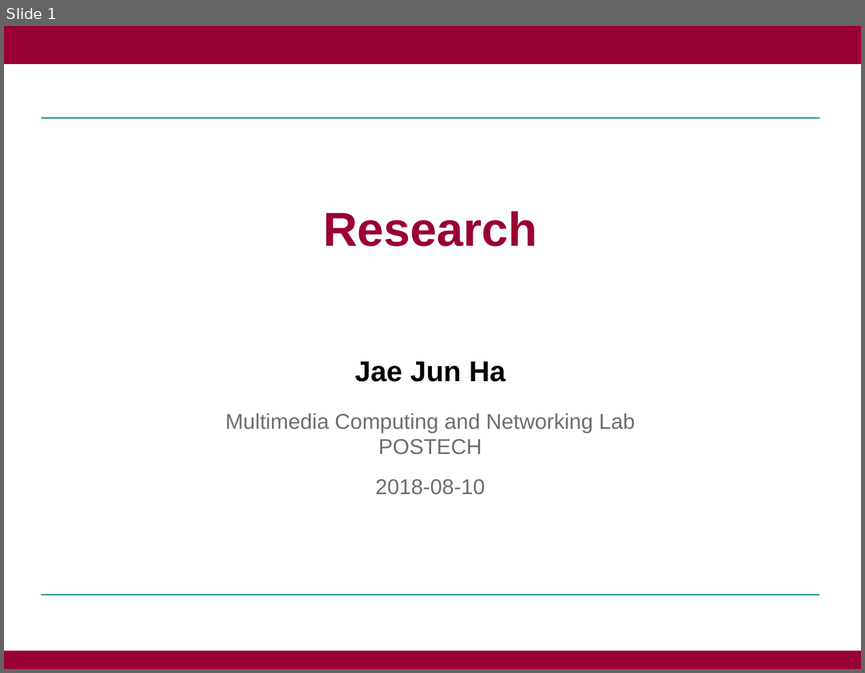
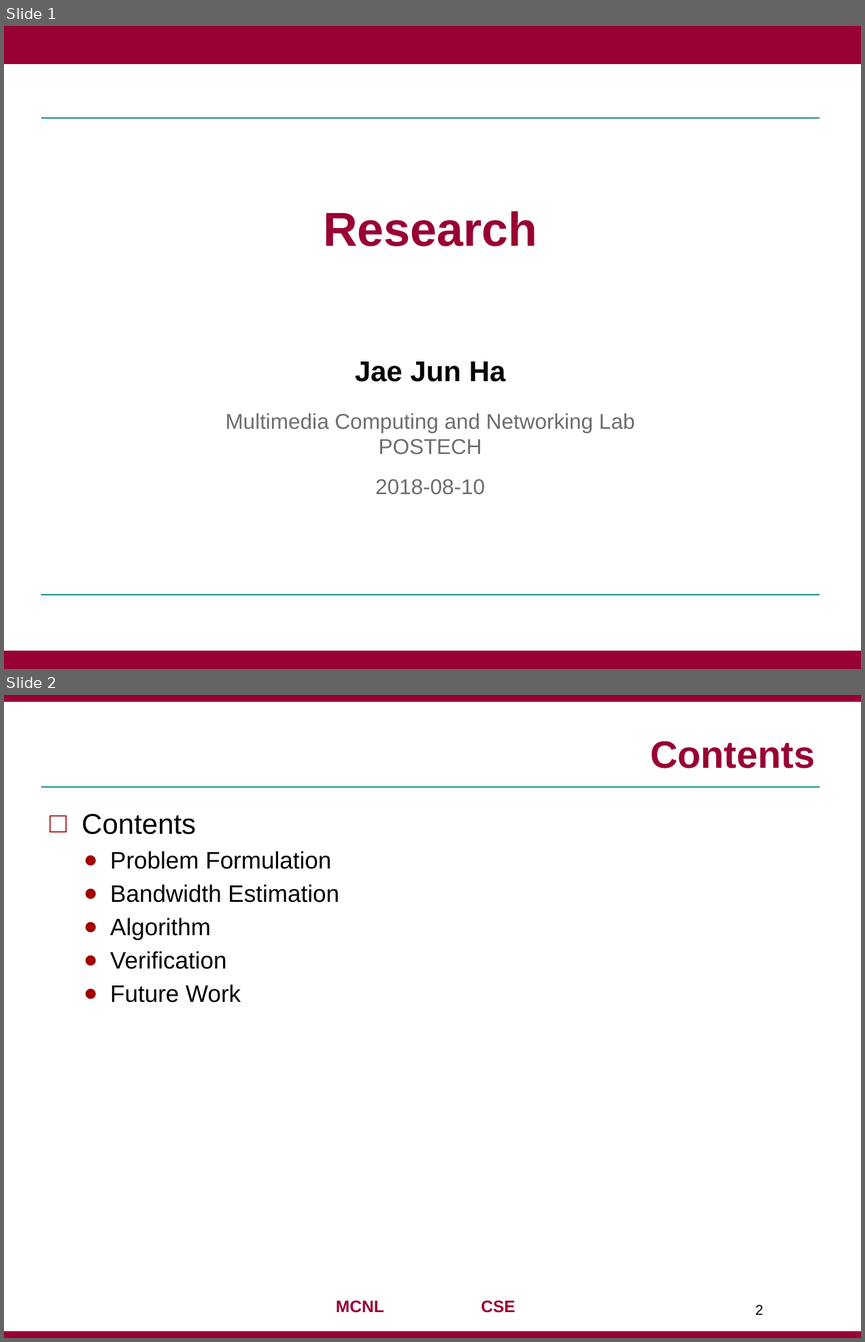
Before and after one commit to jaejunha/Paper, a slide deck: Daily(written_by_Korean)/180810.pptx. Shown one above the other, each under a label of ours: slide 1 before the commit, slides 1 and 2 after it. The pictures are 865x673 and 865x1342 pixels, drawn with LibreOffice and Linux fonts; fonts in the diff are those of the drawing; background and template pictures are left out. Boxes give left, top, right and bottom in pixels: in the first picture for what was removed or moved away, otherwise in the second. Text is boxed around its words. In the diff, an @@ line names an element or a change of style, - is before the commit and + after.

```diff
--- a/Daily(written_by_Korean)/180810.pptx
+++ b/Daily(written_by_Korean)/180810.pptx
@@ slide 2 added at (4,695,861,1338), background #FFFFFF; not listed: 3 template elements that a slide beside it also shows @@
@@ title added at (650,741,815,768), 32 pt, text #990033, bold @@
+Contents
@@ text added at (82,813,339,1002), 20 pt, text #000000 @@
+□ Contents
+  ● Problem Formulation
+  ● Bandwidth Estimation
+  ● Algorithm
+  ● Verification
+  ● Future Work
@@ text added at (336,1300,515,1312), 14 pt, text #990033, bold @@
+MCNL CSE
@@ page number added at (755,1304,764,1314), 12 pt, text #000000 @@
+2
```
Also in this commit, not shown: 1 slide changed, 9 other slides added, 1 slide removed.
